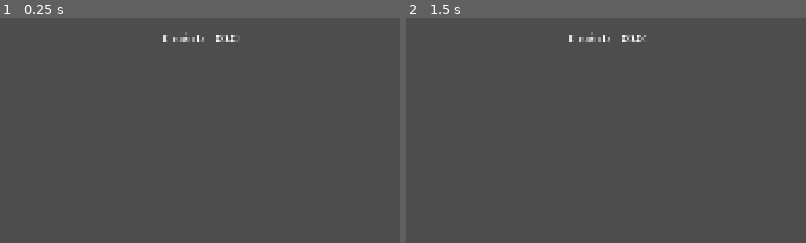
Above: before the commit, frames 1-2 (left to right).
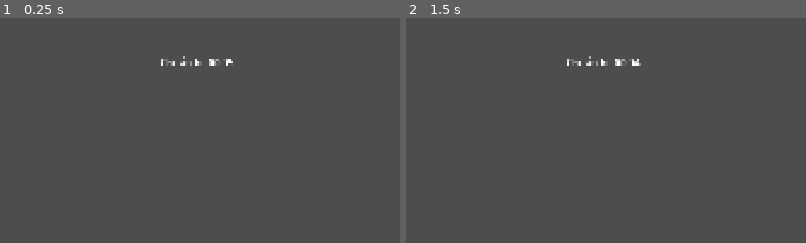
Above: after the commit, the same moments.

Repository: Rawisl/Godot_Roguelite3D_Gr8
Game: Godot game, scene res://tests/test_hud.tscn
Same seed, same stepped clock (60 frames per second), same inputs: the game is played once before the commit and once after it. This scene is started directly instead of the project's main scene.
Inputs (mouse positions are % of the whole screen's width and height, from its top left):
- Up to frame 1 (0.25 s): no input
- Up to frame 2 (1.5 s): tap Enter (ui_accept) at 0.5, 0.77, 1.25 s; move the mouse to (45, 70) at 0.52 s; hold W (move_up) from 0.53 s (still down); click (45, 70) at 0.6 s; move the mouse to (80, 65) at 1.27 s; tap Q (battle_cry) at 1.35 s; click (80, 65) at 1.42 s
The pictures show only the part of the screen within x 25-75%, y 0-50%; the shares and areas given below are measured in that part.

The runs differ from the first frame. In frame 1, 0.6% of the frame differs, in the area x 40-60%, y 6-22%; in frame 2, 0.6%.

Commit message:
[ui]: stack wave, status and enemy counter into three centered lines

Diff:
--- a/ui/hud/parts/wave_counter.gd
+++ b/ui/hud/parts/wave_counter.gd
@@ -1,4 +1,4 @@
-extends HBoxContainer
+extends VBoxContainer
 
 const STATE_KEYS := {
 	&"PREP": &"hud.state.prep",
@@ -13,6 +13,7 @@
 @onready var _countdown: Label = %Countdown
 @onready var _enemies_title: Label = %EnemiesTitle
 @onready var _enemies: Label = %Enemies
+@onready var _enemies_row: HBoxContainer = %EnemiesRow
 
 func _ready() -> void:
 	_enemies_title.text = tr(&"hud.enemies")
@@ -30,8 +31,7 @@
 	_set_enemies_visible(new_state == &"COMBAT" or new_state == &"BOSS_COMBAT")
 
 func _set_enemies_visible(value: bool) -> void:
-	_enemies_title.visible = value
-	_enemies.visible = value
+	_enemies_row.visible = value
 
 # TODO: show the upcoming wave during PREP once wave_preview_ready is emitted.
 func _on_wave_started(wave_index: int) -> void:
--- a/ui/hud/parts/wave_counter.tscn
+++ b/ui/hud/parts/wave_counter.tscn
@@ -2,33 +2,51 @@
 
 [ext_resource type="Script" uid="uid://drcvppewnldl2" path="res://ui/hud/parts/wave_counter.gd" id="1_57oc4"]
 
-[node name="WaveCounter" type="HBoxContainer" unique_id=1849850089]
+[node name="WaveCounter" type="VBoxContainer" unique_id=1024785064]
 anchors_preset = 5
 anchor_left = 0.5
 anchor_right = 0.5
-offset_right = 10.0
-offset_bottom = 23.0
+offset_left = -7.0
+offset_right = 7.0
+offset_bottom = 125.0
 grow_horizontal = 2
 mouse_filter = 2
-theme_override_constants/separation = 24
+alignment = 1
 script = ExtResource("1_57oc4")
 
 [node name="Wave" type="Label" parent="." unique_id=999281154]
 unique_name_in_owner = true
 layout_mode = 2
+theme_type_variation = &"TitleLabel"
+horizontal_alignment = 1
 
-[node name="State" type="Label" parent="." unique_id=2115319662]
+[node name="StatusRow" type="HBoxContainer" parent="." unique_id=362338397]
+layout_mode = 2
+mouse_filter = 2
+theme_override_constants/separation = 12
+alignment = 1
+
+[node name="State" type="Label" parent="StatusRow" unique_id=2115319662]
 unique_name_in_owner = true
 layout_mode = 2
 
-[node name="Countdown" type="Label" parent="." unique_id=265254188]
+[node name="Countdown" type="Label" parent="StatusRow" unique_id=265254188]
 unique_name_in_owner = true
 layout_mode = 2
 
-[node name="EnemiesTitle" type="Label" parent="." unique_id=1744267074]
+[node name="EnemiesRow" type="HBoxContainer" parent="." unique_id=1061184712]
 unique_name_in_owner = true
 layout_mode = 2
+mouse_filter = 2
+theme_override_constants/separation = 8
+alignment = 1
 
-[node name="Enemies" type="Label" parent="." unique_id=1367545860]
+[node name="EnemiesTitle" type="Label" parent="EnemiesRow" unique_id=1744267074]
 unique_name_in_owner = true
 layout_mode = 2
+theme_override_font_sizes/font_size = 20
+
+[node name="Enemies" type="Label" parent="EnemiesRow" unique_id=1367545860]
+unique_name_in_owner = true
+layout_mode = 2
+theme_override_font_sizes/font_size = 20
